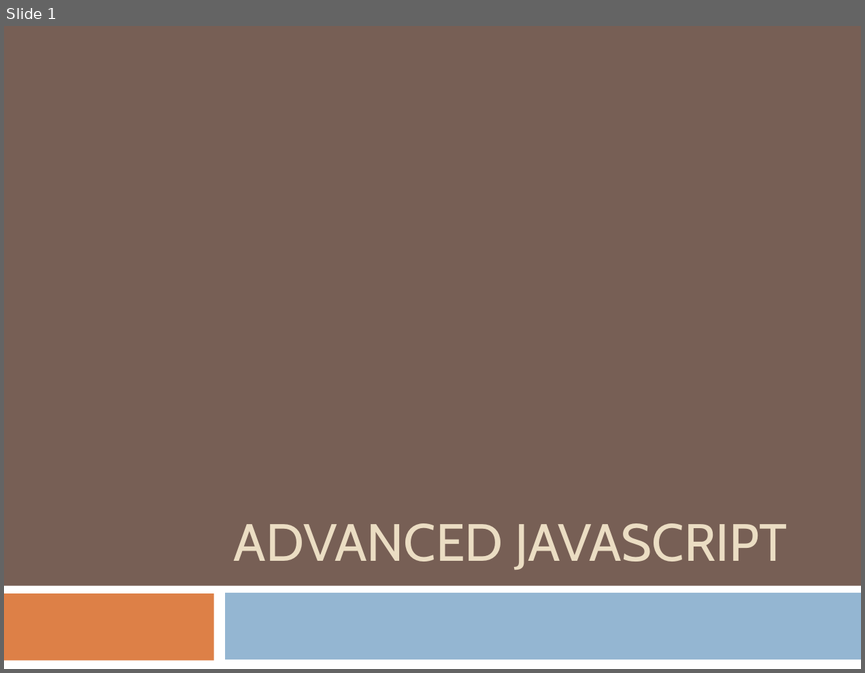
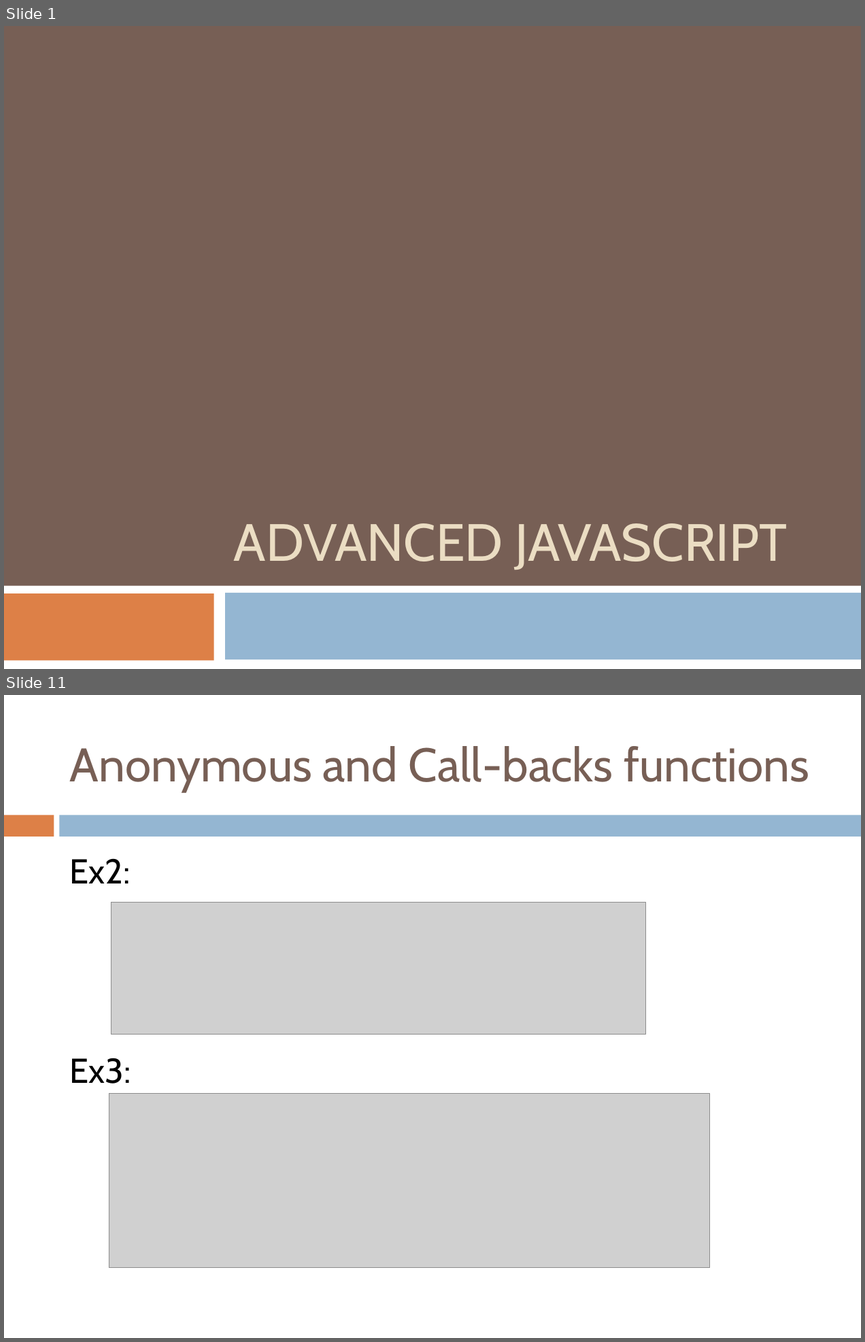
Before and after one commit to yedukondalurd/PPT, a slide deck: Advanced Javascript.pptx. Shown one above the other, each under a label of ours: slide 1 before the commit, slides 1 and 11 after it; the slides between them are not shown. The pictures are 865x673 and 865x1342 pixels, drawn with LibreOffice and Linux fonts; fonts in the diff are those of the drawing; grey boxes stand for pictures. Boxes give left, top, right and bottom in pixels: in the first picture for what was removed or moved away, otherwise in the second. Text is boxed around its words. In the diff, an @@ line names an element or a change of style, - is before the commit and + after.

```diff
--- a/Advanced Javascript.pptx
+++ b/Advanced Javascript.pptx
@@ slide 11 added at [4,695,861,1338], background #FFFFFF @@
@@ title added at [70,746,809,792], 39.6 pt, text #775F55 @@
+Anonymous and Call-backs functions
@@ rectangle added at [4,815,54,836], fill #DD8047 @@
@@ rectangle added at [60,815,861,836], fill #94B6D2 @@
@@ text added at [70,858,131,1083], 29 pt, text #000000 @@
+Ex2:
+Ex3:
@@ picture added at [111,902,646,1034] @@
@@ picture added at [109,1093,710,1268] @@
```
Also in this commit, not shown: 2 slides changed, 11 other slides added, 1 slide removed, 2 other files.
